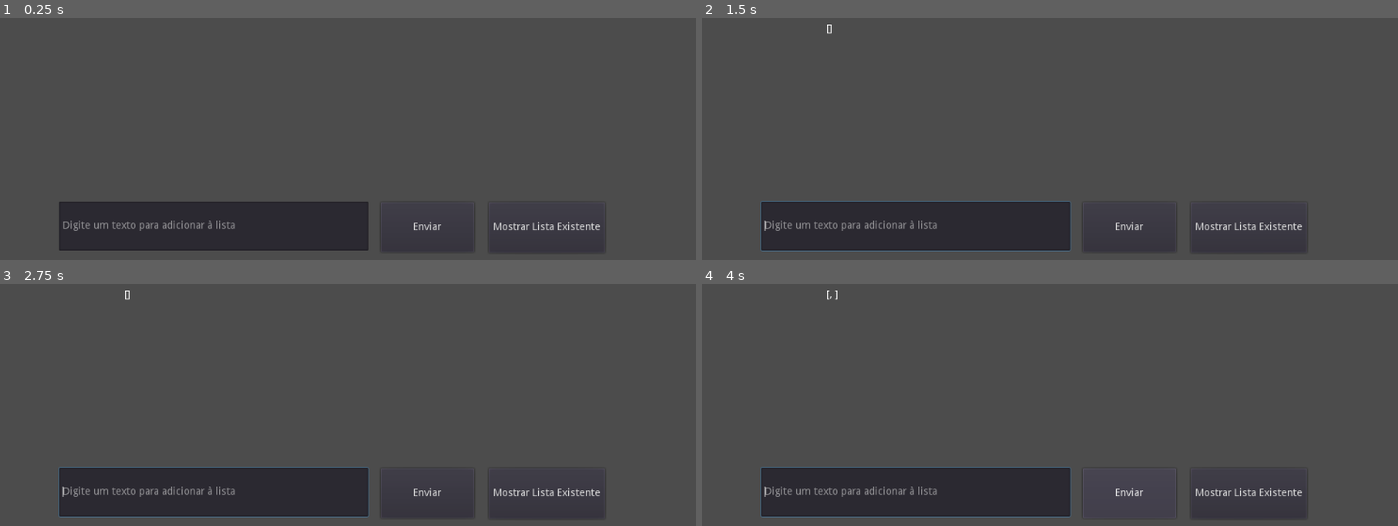
Above: before the commit, frames 1-4 (two rows, left to right).
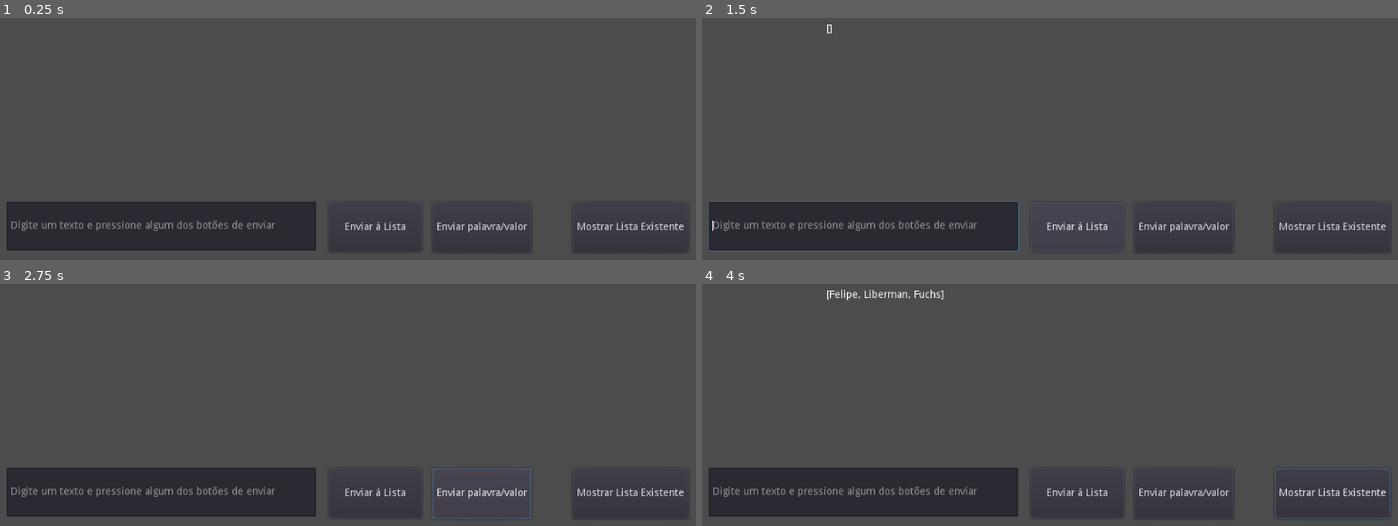
Above: after the commit, the same moments.

Repository: Intelihub/Tutorial_M1
Game: Godot game, scene res://MainScene.tscn
Same seed, same stepped clock (60 frames per second), same inputs: the game is played once before the commit and once after it.
Inputs (mouse positions are in pixels of both pictures, inside the frame that each line leads up to):
- Up to frame 1 (0.25 s): no input
- Up to frame 2 (1.5 s): click (1126, 226) at 0.5 s, where only the run before the commit has a clickable "Enviar"; click (1077, 226) at 1.25 s, where only the run after the commit has a clickable "Enviar à Lista"
- Up to frame 3 (2.75 s): click (480, 494) at 2 s, where only the run after the commit has a clickable "Enviar palavra/valor"
- Up to frame 4 (4 s): click "Mostrar Lista Existente" at 2.75 s; click (1126, 492) at 3.5 s, where only the run before the commit has a clickable "Enviar"

The runs differ from the first frame. In frame 1, 3.1% of the frame differs, in the area x 0-99%, y 75-97%; in frame 2, 4.3%; in frame 3, 3.7%; in frame 4, 3.8%.

Commit message:
create button to send without list

Diff:
--- a/SEMANA_03/02_ATIVIDADES/atividade_3/MainScene.gd
+++ b/SEMANA_03/02_ATIVIDADES/atividade_3/MainScene.gd
@@ -23,10 +23,14 @@
 	_showOnScreen(str(userInput))
 	_cleanUpInput()
 
-# Handles btnSubmit pressed
-func _on_btnSubmit_pressed():
+# Handles btnSubmitList pressed
+func _on_btnSubmitList_pressed():
 	processUserInput()
 
 # Handles btnPreFilled pressed
 func _on_btnPreFilled_pressed():
 	_showOnScreen(str(myName))
+
+
+func _on_btnSubmitWord_pressed():
+	_showOnScreen($lineEditUserInput.text)
--- a/SEMANA_03/02_ATIVIDADES/atividade_3/MainScene.tscn
+++ b/SEMANA_03/02_ATIVIDADES/atividade_3/MainScene.tscn
@@ -13,26 +13,34 @@
 autowrap = true
 
 [node name="lineEditUserInput" type="LineEdit" parent="."]
-margin_left = 143.0
+margin_left = 72.0
 margin_top = 351.0
-margin_right = 564.0
+margin_right = 493.0
 margin_bottom = 418.0
-placeholder_text = "Digite um texto para adicionar à lista"
+placeholder_text = "Digite um texto e pressione algum dos botões de enviar"
 
-[node name="btnSubmit" type="Button" parent="."]
-margin_left = 581.0
+[node name="btnSubmitList" type="Button" parent="."]
+margin_left = 510.0
 margin_top = 352.0
-margin_right = 708.0
+margin_right = 637.0
 margin_bottom = 420.0
 rect_pivot_offset = Vector2( 116, 36 )
-text = "Enviar"
+text = "Enviar à Lista"
 
 [node name="btnPreFilled" type="Button" parent="."]
-margin_left = 728.0
+margin_left = 842.0
 margin_top = 352.0
-margin_right = 886.0
+margin_right = 1000.0
 margin_bottom = 421.0
 text = "Mostrar Lista Existente"
 
-[connection signal="pressed" from="btnSubmit" to="." method="_on_btnSubmit_pressed"]
+[node name="btnSubmitWord" type="Button" parent="."]
+margin_left = 651.0
+margin_top = 352.0
+margin_right = 764.0
+margin_bottom = 421.0
+text = "Enviar palavra/valor"
+
+[connection signal="pressed" from="btnSubmitList" to="." method="_on_btnSubmitList_pressed"]
 [connection signal="pressed" from="btnPreFilled" to="." method="_on_btnPreFilled_pressed"]
+[connection signal="pressed" from="btnSubmitWord" to="." method="_on_btnSubmitWord_pressed"]
